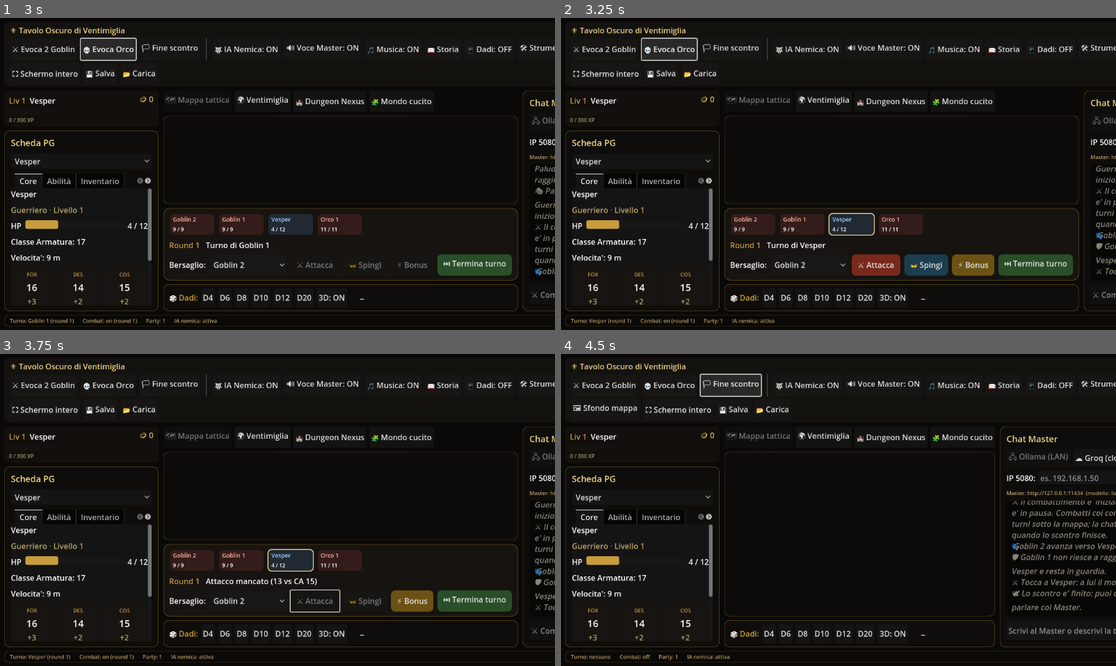
Above: before the commit, frames 1-4 (two rows, left to right).
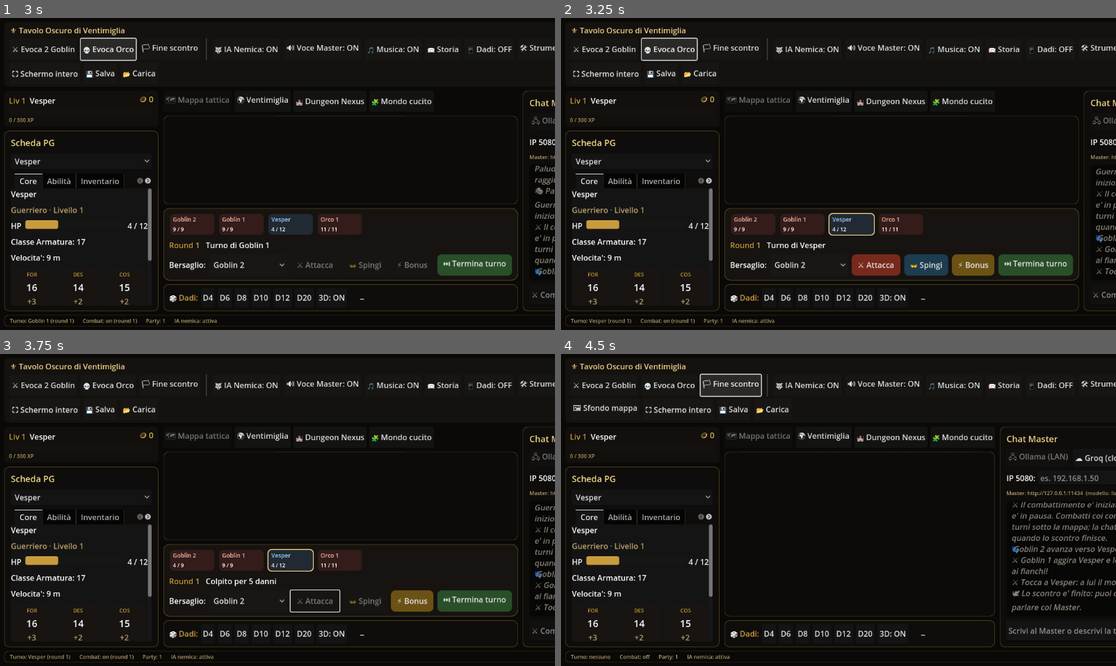
Above: after the commit, the same moments.

Repository: fanaragabriele2-coder/vtt-ventimiglia
Game: Godot game, scene res://main.tscn
The game is run twice, just before and just after one commit, with the same random seed, the same clock (stepped at 60 frames per second) and the same inputs.
Inputs:
- Up to frame 1 (3 s): click "🐺 IA Nemica: ON" at 0.5 s; click "🎲 INIZIA L'AVVENTURA" at 1.25 s; click "⚔ Evoca 2 Goblin" at 2 s; click "💀 Evoca Orco" at 2.75 s
- Up to frame 2 (3.25 s): no input
- Up to frame 3 (3.75 s): click "⚔ Attacca" at 3.5 s
- Up to frame 4 (4.5 s): click "🏳 Fine scontro" at 4.25 s

Frame 1 is identical in both runs. In frame 2, 0.5% of the frame differs, in the area x 96-100%, y 47-80%; in frame 3, 0.7%; in frame 4, 1.8%, in the area x 81-100%, y 46-72%.

Commit message:
Godot: SFX sintetizzati, Palla di Fuoco con tiri salvezza, IA fiancheggiante
SFX (assets/sfx, 9 WAV 44.1kHz sintetizzati con numpy — zero licenze):
- dadi (iniziativa), colpo (mischia), mancato (whoosh), freccia (tiro a
  distanza), critico (squillo sopra il colpo), cura (carillon do-mi-sol),
  sconfitta (tono discendente), vittoria (fanfara), magia (sweep+shimmer).
- CombatSfx (autoload): pool di 4 AudioStreamPlayer (i suoni si
  sovrappongono senza tagliarsi), agganciato ai signal di CombatManager;
  sceglie freccia/colpo dalla gittata dell'attaccante, silenzio sui colpi
  mai partiti (outOfRange), set_enabled per giocare in silenzio.

PALLA DI FUOCO (Modulo incantesimi ad area):
- CombatManager.saving_throw: scheda vera per i PG (mod + competenza se
  proficiente), proxy onesto per i PNG (DES da iniziativa, resto da
  attackBonus-2, mai negativo).
- CombatManager.palla_di_fuoco: area Chebyshev centrata sulla cella del
  bersaglio, tiro DES per TUTTI nel raggio (fuoco amico incluso: D&D vero),
  meta' danno arrotondato in giu' a chi salva, superficie di FUOCO
  sull'area (brucia nei round successivi), riepilogo tiri in chat, stop
  pulito se l'esplosione chiude lo scontro a meta' giro.
- HUD: pulsante '🔥 Palla di Fuoco' visibile SOLO al turno di un Mago
  (CD = 8 + competenza + mod INT dalla SUA scheda, 5d6, raggio 2, gittata
  del mago validata, costa l'azione).

IA FIANCHEGGIANTE:
- _cella_mischia_migliore: tra le celle adiacenti al bersaglio raggiungibili
  e libere, vince quella che crea fiancheggiamento con un alleato gia' in
  mischia ('ti aggira e ti prende ai fianchi!'), ripiego sulla prima libera.

- 63/63 parse OK, lint pulito sui file toccati, 9/9 WAV validati; meta'
  danno/CD/proxy/area/scelta-fiancheggiante verificati con specchi Python.

Co-Authored-By: Claude Opus 4.8 <noreply@anthropic.com>
Claude-Session: https://claude.ai/code/session_01EitiiDafKKu7YfdrUthcuc

Diff:
--- a/godot/project.godot
+++ b/godot/project.godot
@@ -43,6 +43,7 @@
 DiceServer="*res://scripts/network/dice_server.gd"
 SaveManager="*res://scripts/autoload/save_manager.gd"
 CampaignDirector="*res://scripts/autoload/campaign_director.gd"
+CombatSfx="*res://scripts/autoload/combat_sfx.gd"
 
 [audio]
 
--- /dev/null
+++ b/godot/scripts/autoload/combat_sfx.gd
@@ -0,0 +1,74 @@
+extends Node
+## CombatSfx (Autoload) — gli STINGER sonori del combattimento: dadi, colpi, frecce, magie,
+## critici, cure, cadute e vittoria. Suoni SINTETIZZATI inclusi nel progetto (assets/sfx,
+## generati proceduralmente: zero licenze), agganciati ai signal di CombatManager — nessun
+## altro modulo deve sapere che l'audio esiste.
+##
+## Pool di AudioStreamPlayer (4): i suoni si sovrappongono senza tagliarsi (un colpo durante
+## il tintinnio dei dadi non lo strozza). Volume moderato e ducking naturale: sono punteggiatura,
+## non protagonisti. `set_enabled(false)` spegne tutto (per chi gioca in silenzio).
+
+const CARTELLA: String = "res://assets/sfx"
+const VOCI: Array[String] = [
+	"colpo", "mancato", "freccia", "magia", "critico", "cura", "dadi", "sconfitta", "vittoria",
+]
+const VOLUME_DB: float = -9.0
+const DIM_POOL: int = 4
+
+var _streams: Dictionary = {}
+var _pool: Array[AudioStreamPlayer] = []
+var _prossimo: int = 0
+var _abilitato: bool = true
+
+
+func _ready() -> void:
+	for nome: String in VOCI:
+		var percorso: String = CARTELLA.path_join(nome + ".wav")
+		if ResourceLoader.exists(percorso):
+			_streams[nome] = load(percorso)
+	for i: int in range(DIM_POOL):
+		var p := AudioStreamPlayer.new()
+		p.volume_db = VOLUME_DB
+		add_child(p)
+		_pool.append(p)
+	CombatManager.initiative_rolled.connect(func(_o: Array) -> void: suona("dadi"))
+	CombatManager.attack_resolved.connect(_su_attacco)
+	CombatManager.combatant_healed.connect(func(_id: String, q: int, _hp: int) -> void:
+		if q > 0:
+			suona("cura"))
+	CombatManager.combatant_defeated.connect(func(_id: String, _da: String) -> void:
+		suona("sconfitta"))
+	CombatManager.victory.connect(func() -> void: suona("vittoria"))
+
+
+## Suona uno stinger per nome ("colpo", "magia", ...). Ignora nomi ignoti e audio spento.
+func suona(nome: String) -> void:
+	if not _abilitato or not _streams.has(nome):
+		return
+	var p: AudioStreamPlayer = _pool[_prossimo]
+	_prossimo = (_prossimo + 1) % _pool.size()
+	p.stream = _streams[nome]
+	p.play()
+
+
+func set_enabled(v: bool) -> void:
+	_abilitato = v
+
+
+func is_enabled() -> bool:
+	return _abilitato
+
+
+## Il suono giusto per l'esito di un attacco: mancato -> whoosh; a segno -> freccia se
+## l'attaccante tira da lontano (gittata > 1), altrimenti il thud della mischia; il critico
+## ha il suo squillo SOPRA il colpo (due layer: botta + campana).
+func _su_attacco(result: Dictionary) -> void:
+	if bool(result.get("outOfRange", false)):
+		return  # il colpo non e' mai partito: silenzio
+	if not bool(result.get("hit", false)):
+		suona("mancato")
+		return
+	var gittata: int = CombatManager.attack_range_of(String(result.get("attacker", "")))
+	suona("freccia" if gittata > 1 else "colpo")
+	if bool(result.get("critical", false)):
+		suona("critico")
--- a/godot/scripts/combat/combat_manager.gd
+++ b/godot/scripts/combat/combat_manager.gd
@@ -576,6 +576,77 @@
 	return result
 
 
+# --- Tiri salvezza e incantesimi ad AREA (Palla di Fuoco) ---
+
+## Tiro salvezza di un combattente su una caratteristica ("dex", "con"...). Per i PG usa la
+## scheda vera (mod + competenza se proficiente); per i PNG un proxy onesto: DES dal bonus di
+## iniziativa, il resto dal bonus d'attacco - 2 (robustezza fisica approssimata).
+func saving_throw(combatant_id: String, ability: String, dc: int) -> Dictionary:
+	var bonus: int = 0
+	var char_id: String = character_id_di(combatant_id)
+	if not char_id.is_empty():
+		var pg: CharacterData = CharacterManager.get_character_by_id(char_id)
+		if pg:
+			bonus = pg.saving_throw_modifier(ability)
+	else:
+		var c: Dictionary = get_combatant(combatant_id)
+		bonus = int(c.get("initiativeBonus", 0)) if ability == "dex" \
+			else maxi(0, int(c.get("attackBonus", 2)) - 2)
+	var tiro: int = roll_d20_with_mode("normal")["chosen"]
+	return {
+		"combatant": combatant_id, "ability": ability, "dc": dc,
+		"roll": tiro, "total": tiro + bonus, "success": tiro + bonus >= dc,
+	}
+
+
+## PALLA DI FUOCO del mago (5e semplificata): esplosione centrata sulla cella del bersaglio,
+## raggio in celle (Chebyshev), tiro salvezza su DES per TUTTI i combattenti nell'area —
+## alleati compresi: il fuoco amico e' D&D vero. Danno pieno se fallito, META' se riuscito.
+## Lascia una superficie di FUOCO sull'area (brucia nei round successivi: SurfacesManager).
+## dc e formula arrivano dal chiamante (l'HUD li deriva dalla scheda del mago).
+func palla_di_fuoco(caster_id: String, centro: Vector2i, raggio: int, formula: String, dc: int) -> Dictionary:
+	var caster: Dictionary = get_combatant(caster_id)
+	if caster.is_empty():
+		return { "ok": false }
+	var colpiti: Array[Dictionary] = []
+	for c: Dictionary in _combatants:
+		if bool(c["defeated"]):
+			continue
+		var cid: String = String(c["id"])
+		var cella: Variant = get_combatant_cell(cid)
+		if cella == null:
+			continue
+		if maxi(absi((cella as Vector2i).x - centro.x), absi((cella as Vector2i).y - centro.y)) > raggio:
+			continue
+		var salvezza: Dictionary = saving_throw(cid, "dex", dc)
+		var danno: Dictionary = roll_damage_formula(formula, false)
+		var subito: int = int(danno["total"])
+		if bool(salvezza["success"]):
+			@warning_ignore("integer_division")
+			subito = subito / 2  # meta' danno (arrotondato in giu'), regola 5e
+		apply_damage_to_combatant(cid, subito, caster_id)
+		colpiti.append({
+			"id": cid, "name": String(c["name"]), "salvato": bool(salvezza["success"]),
+			"tiro": int(salvezza["total"]), "danno": subito,
+		})
+		if not _active:
+			break  # l'esplosione ha CHIUSO lo scontro (vittoria/TPK): stop, niente altri bersagli
+	# L'area resta in fiamme: chi ci sta dentro nei prossimi round si scotta (Modulo 27).
+	SurfacesManager.crea_superficie("fuoco", centro.x, centro.y, raggio)
+	var righe: PackedStringArray = []
+	for hit: Dictionary in colpiti:
+		righe.append("%s %s (%d): %d danni" % [
+			String(hit["name"]), "salva" if bool(hit["salvato"]) else "FALLISCE",
+			int(hit["tiro"]), int(hit["danno"]),
+		])
+	GameState.announce("🔥 %s scaglia una PALLA DI FUOCO (CD %d)! %s" % [
+		String(caster["name"]), dc,
+		" · ".join(righe) if not righe.is_empty() else "L'area brucia, ma nessuno era nel raggio.",
+	])
+	_last_event = "Palla di fuoco di " + String(caster["name"])
+	return { "ok": true, "colpiti": colpiti, "centro": centro, "raggio": raggio }
+
+
 # --- Spinta (porting del Modulo 26): prova contrapposta Atletica vs Atletica/Acrobazia ---
 
 ## L'attaccante spinge il bersaglio: Atletica (FOR) contro la migliore tra Atletica e Acrobazia
--- a/godot/scripts/combat/enemy_ai.gd
+++ b/godot/scripts/combat/enemy_ai.gd
@@ -112,13 +112,24 @@
 
 
 ## Nemico da mischia: avanza (evitando le celle occupate) e colpisce se arriva adiacente.
+## TATTICA: se puo' arrivare in mischia questo turno, tra le celle adiacenti al bersaglio
+## preferisce quella che crea un FIANCHEGGIAMENTO con un alleato (vantaggio al tiro) —
+## i nemici ora vi GIRANO ATTORNO invece di mettersi in fila indiana.
 func _agisci_in_mischia(cur: Dictionary, bersaglio: Dictionary, npc_cell: Vector2i, pc_cell: Vector2i) -> void:
 	var dist: int = chebyshev(npc_cell, pc_cell)
 	if dist > 1:
-		var dest: Variant = _cella_libera_verso(String(cur["id"]), npc_cell, pc_cell)
+		var dest: Variant = null
+		var fiancheggia: bool = false
+		if dist - 1 <= PORTATA_MOVIMENTO:
+			var scelta: Dictionary = _cella_mischia_migliore(String(cur["id"]), npc_cell, pc_cell)
+			dest = scelta.get("cella")
+			fiancheggia = bool(scelta.get("fiancheggia", false))
+		if dest == null:
+			dest = _cella_libera_verso(String(cur["id"]), npc_cell, pc_cell)
 		if dest != null:
 			CombatManager.set_combatant_cell(String(cur["id"]), dest)
-			GameState.announce("👣 %s avanza verso %s." % [String(cur["name"]), String(bersaglio["name"])])
+			GameState.announce(("⚔ %s aggira %s e lo prende ai fianchi!" if fiancheggia
+				else "👣 %s avanza verso %s.") % [String(cur["name"]), String(bersaglio["name"])])
 		npc_cell = CombatManager.get_combatant_cell(String(cur["id"]))
 		dist = chebyshev(npc_cell, pc_cell) if npc_cell != null else 999
 	if dist <= 1:
@@ -173,6 +184,40 @@
 	return null
 
 
+## La migliore cella ADIACENTE al bersaglio raggiungibile in questo turno: se una crea
+## fiancheggiamento con un alleato gia' in mischia, vince quella; altrimenti la prima libera.
+## Ritorna { "cella": Vector2i|null, "fiancheggia": bool }.
+func _cella_mischia_migliore(npc_id: String, npc_cell: Vector2i, pc_cell: Vector2i) -> Dictionary:
+	var occupate: Dictionary = {}
+	var alleati_in_mischia: Array[Vector2i] = []
+	for c: Dictionary in CombatManager.get_state()["combatants"]:
+		var cid: String = String(c["id"])
+		if cid == npc_id or bool(c["defeated"]):
+			continue
+		var cella: Variant = CombatManager.get_combatant_cell(cid)
+		if cella == null:
+			continue
+		occupate[cella] = true
+		if String(c["kind"]) == "npc" and chebyshev(cella, pc_cell) == 1:
+			alleati_in_mischia.append(cella)
+	var ripiego: Variant = null
+	for dx: int in range(-1, 2):
+		for dy: int in range(-1, 2):
+			if dx == 0 and dy == 0:
+				continue
+			var cand := Vector2i(pc_cell.x + dx, pc_cell.y + dy)
+			if cand.x < 0 or cand.x > GRIGLIA_MAX_X or cand.y < 0 or cand.y > GRIGLIA_MAX_Y:
+				continue
+			if occupate.has(cand) or chebyshev(npc_cell, cand) > PORTATA_MOVIMENTO:
+				continue
+			for alleato: Vector2i in alleati_in_mischia:
+				if FlankingSystem.sta_fiancheggiando(pc_cell, cand, alleato):
+					return { "cella": cand, "fiancheggia": true }
+			if ripiego == null:
+				ripiego = cand
+	return { "cella": ripiego, "fiancheggia": false }
+
+
 ## Cella di FUGA per l'arciere: si allontana dal bersaglio (direzione opposta) di un passo di
 ## movimento, restando dentro la griglia e su una cella libera. null se non puo' arretrare.
 func _cella_libera_lontano(npc_id: String, npc_cell: Vector2i, pc_cell: Vector2i, gittata: int) -> Variant:
--- a/godot/scripts/ui/combat_hud.gd
+++ b/godot/scripts/ui/combat_hud.gd
@@ -13,6 +13,7 @@
 var _attack_button: Button
 var _shove_button: Button
 var _bonus_button: Button
+var _fireball_button: Button
 var _bonus_popup: PopupPanel
 var _cards: Dictionary = {}   # combatant_id -> PanelContainer (per l'evidenziazione di turno)
 var _current_id: String = ""
@@ -93,6 +94,14 @@
 	actions.add_child(_shove_button)
 	_bonus_button = _make_action("⚡ Bonus", Color(0.42, 0.32, 0.08), _on_bonus_pressed)
 	actions.add_child(_bonus_button)
+	# Palla di Fuoco: SOLO per il Mago (il pulsante compare al suo turno). Esplosione ad area
+	# centrata sul bersaglio selezionato, tiro DES per tutti nel raggio — alleati compresi.
+	_fireball_button = _make_action("🔥 Palla di Fuoco", Color(0.55, 0.28, 0.05), _on_fireball_pressed)
+	_fireball_button.visible = false
+	_fireball_button.tooltip_text = "Esplosione ad AREA (raggio 2 celle) centrata sul bersaglio: " \
+		+ "tiro salvezza DES per TUTTI nel raggio, alleati compresi. Meta' danno a chi salva. " \
+		+ "L'area resta in fiamme."
+	actions.add_child(_fireball_button)
 	actions.add_child(_make_action("⏭ Termina turno", Color(0.16, 0.31, 0.16), _on_end_turn_pressed))
 
 	_build_bonus_popup()
@@ -285,6 +294,36 @@
 	InventoryManager.spend_action_resource("action")
 
 
+## Palla di Fuoco del Mago: CD e danno derivati dalla SUA scheda (CD = 8 + competenza + mod
+## INT; 5d6 di fuoco), centrata sulla cella del bersaglio selezionato, raggio 2 celle.
+func _on_fireball_pressed() -> void:
+	if not _puo_agire():
+		return
+	var target: String = _selected_target_id()
+	if target.is_empty():
+		_last_event.text = "Scegli il bersaglio al centro dell'esplosione."
+		return
+	if not InventoryManager.can_afford("action"):
+		_last_event.text = "Azione gia' usata: la Palla di Fuoco e' l'azione del turno."
+		return
+	if not CombatManager.in_attack_range(_actor_id(), target):
+		_last_event.text = "Troppo lontano per la Palla di Fuoco (gittata %d celle)." \
+			% CombatManager.attack_range_of(_actor_id())
+		return
+	var centro: Variant = CombatManager.get_combatant_cell(target)
+	if centro == null:
+		_last_event.text = "Il bersaglio non ha una posizione sulla griglia."
+		return
+	var mago: CharacterData = CharacterManager.get_character_by_id(
+		CombatManager.character_id_di(_actor_id()))
+	var dc: int = 13
+	if mago != null:
+		dc = 8 + mago.proficiency_bonus + mago.modifier_of("int")
+	CombatSfx.suona("magia")
+	CombatManager.palla_di_fuoco(_actor_id(), centro, 2, "5d6", dc)
+	InventoryManager.spend_action_resource("action")
+
+
 func _on_action_economy_changed(_economy: Dictionary) -> void:
 	_refresh_action_buttons()
 
@@ -309,6 +348,14 @@
 	_attack_button.disabled = not ha_azione
 	_shove_button.disabled = not ha_azione
 	_bonus_button.disabled = not ha_bonus
+	# La Palla di Fuoco compare SOLO al turno di un Mago (e si spegne senza azione).
+	var e_mago: bool = false
+	if turno_pc:
+		var pg: CharacterData = CharacterManager.get_character_by_id(
+			CombatManager.character_id_di(_current_id))
+		e_mago = pg != null and pg.class_name_label.to_lower() == "mago"
+	_fireball_button.visible = e_mago
+	_fireball_button.disabled = not ha_azione
 
 
 func _on_end_turn_pressed() -> void:
Not shown, changed: godot/ROADMAP.md
Not shown, added: godot/assets/sfx/colpo.wav
Not shown, added: godot/assets/sfx/critico.wav
Not shown, added: godot/assets/sfx/cura.wav
Not shown, added: godot/assets/sfx/dadi.wav
Not shown, added: godot/assets/sfx/freccia.wav
Not shown, added: godot/assets/sfx/magia.wav
Not shown, added: godot/assets/sfx/mancato.wav
Not shown, added: godot/assets/sfx/sconfitta.wav
Not shown, added: godot/assets/sfx/vittoria.wav
